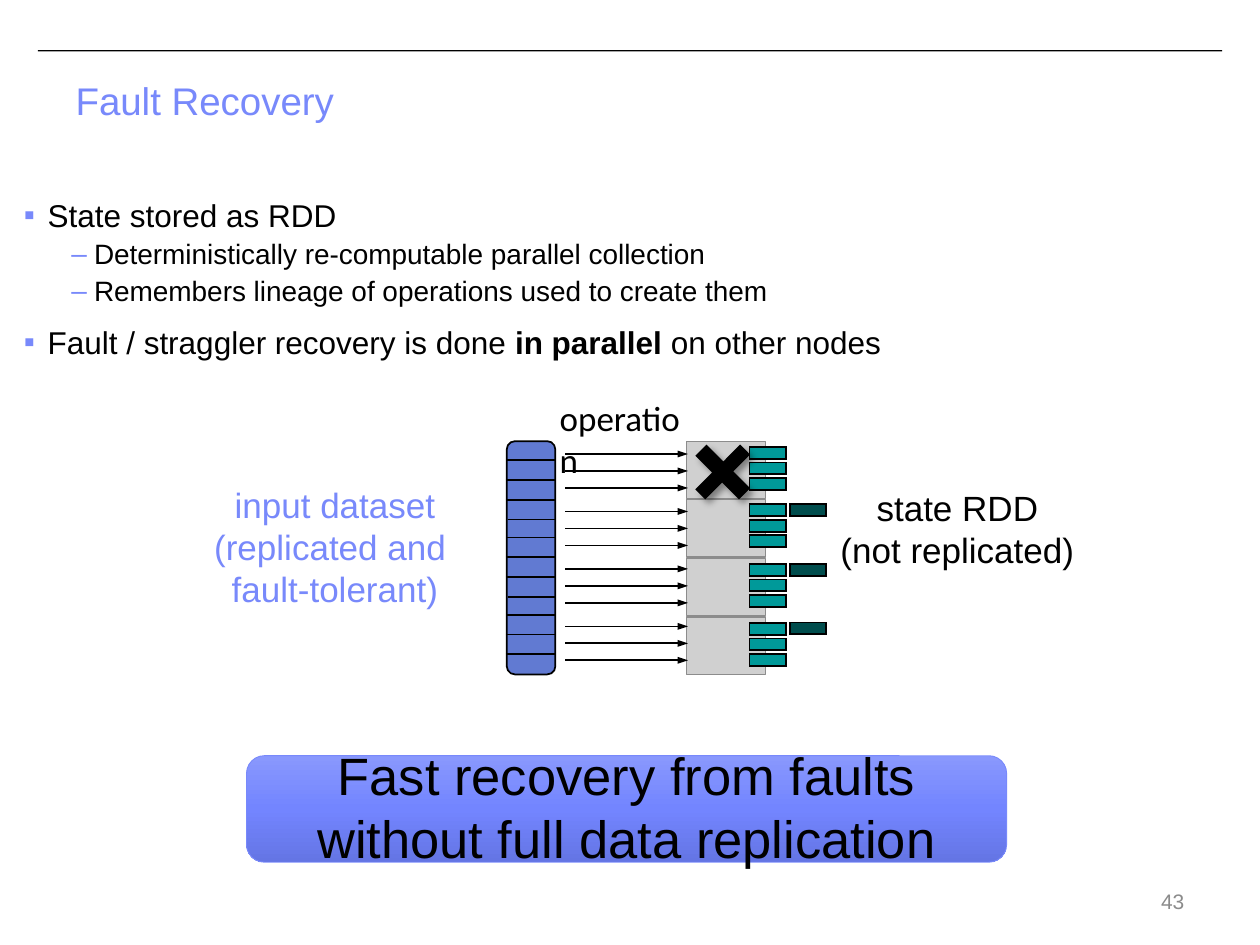
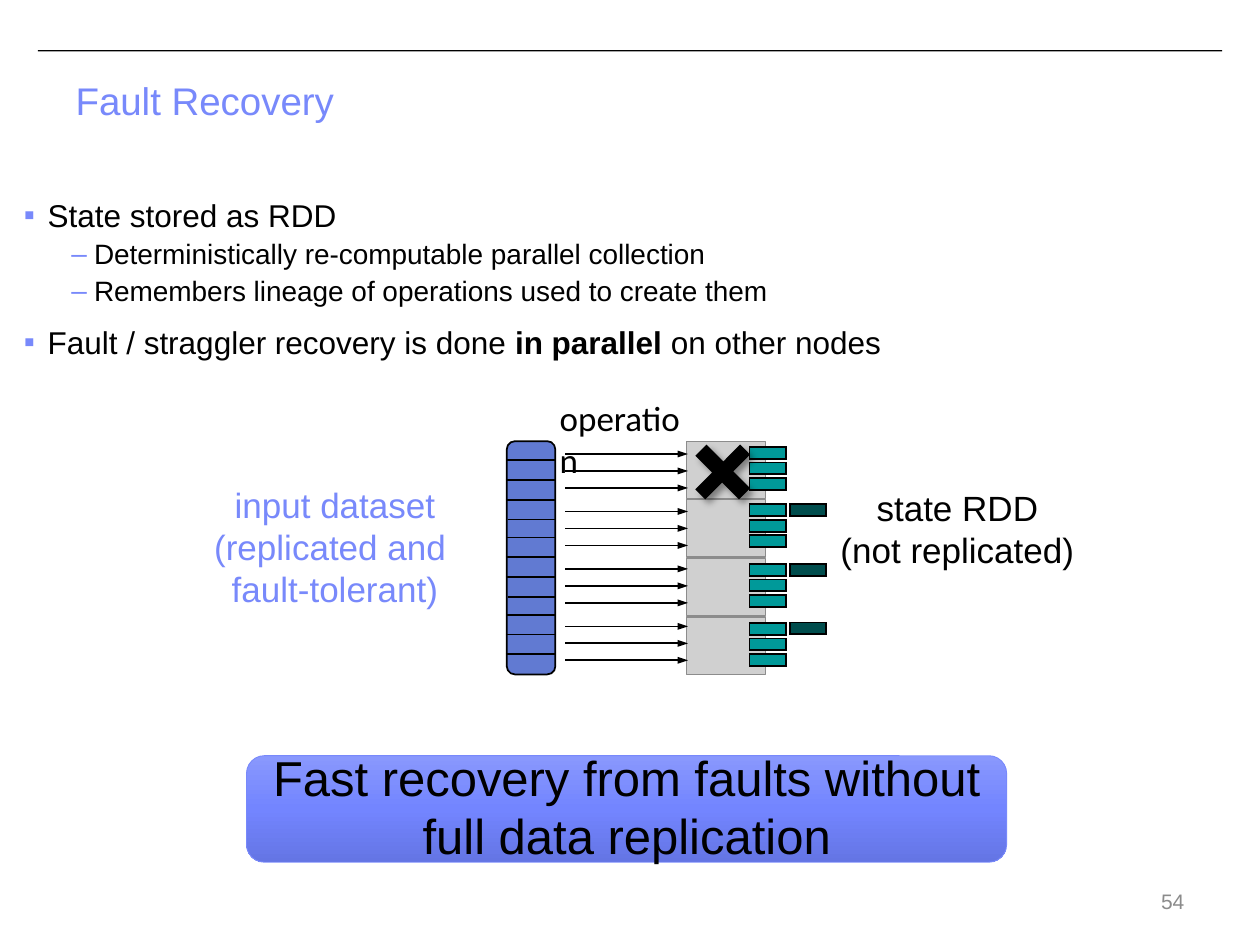
Before and after one commit to CS-W4121/cs-w4121.github.io, a slide deck: slide 54 of slides/Topic 6 - MapReduce and Spark.pptx (slide 43 before the commit). Drawn at 1260x945 pixels with LibreOffice and Linux fonts; fonts in the diff are those of the drawing; grey boxes stand for pictures. Boxes give left, top, right and bottom in pixels: in the first picture for what was removed or moved away, otherwise in the second. Text is boxed around its words. In the diff, an @@ line names an element or a change of style, - is before the commit and + after.

```diff
--- a/slides/Topic 6 - MapReduce and Spark.pptx
+++ b/slides/Topic 6 - MapReduce and Spark.pptx
@@ rounded rectangle "Fast recovery from faults without ..." at [247,756,1007,863]: size 30 to 28 pt @@
@@ page number at [1161,894,1184,909]: text changed @@
-43
+54
```
Also in this commit, not shown: 3 other slides changed, 11 slides added, 3 other files.
